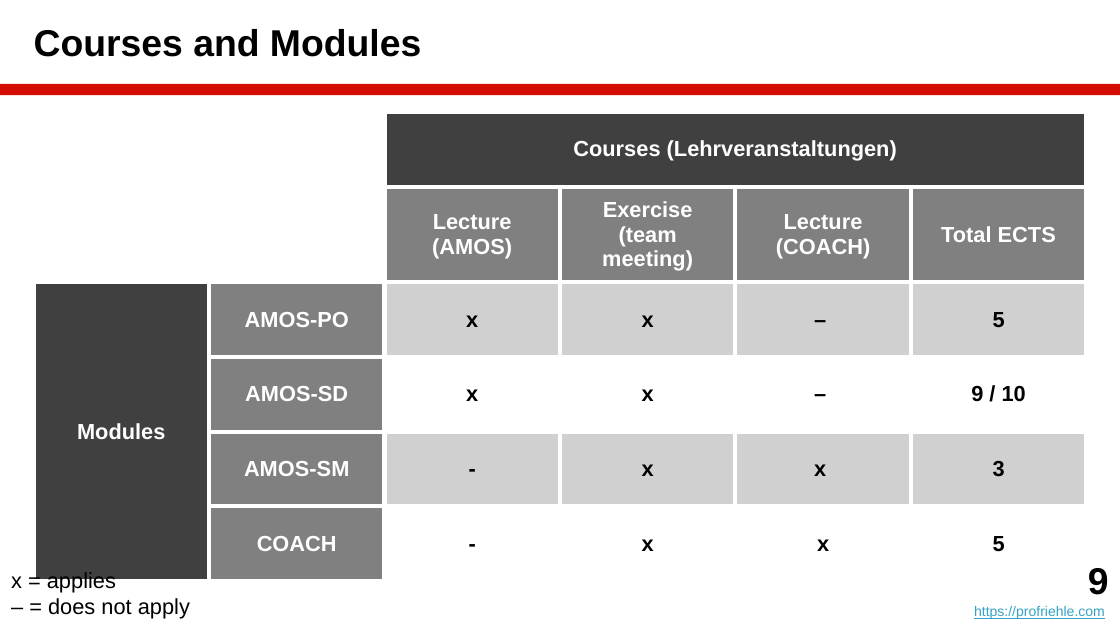
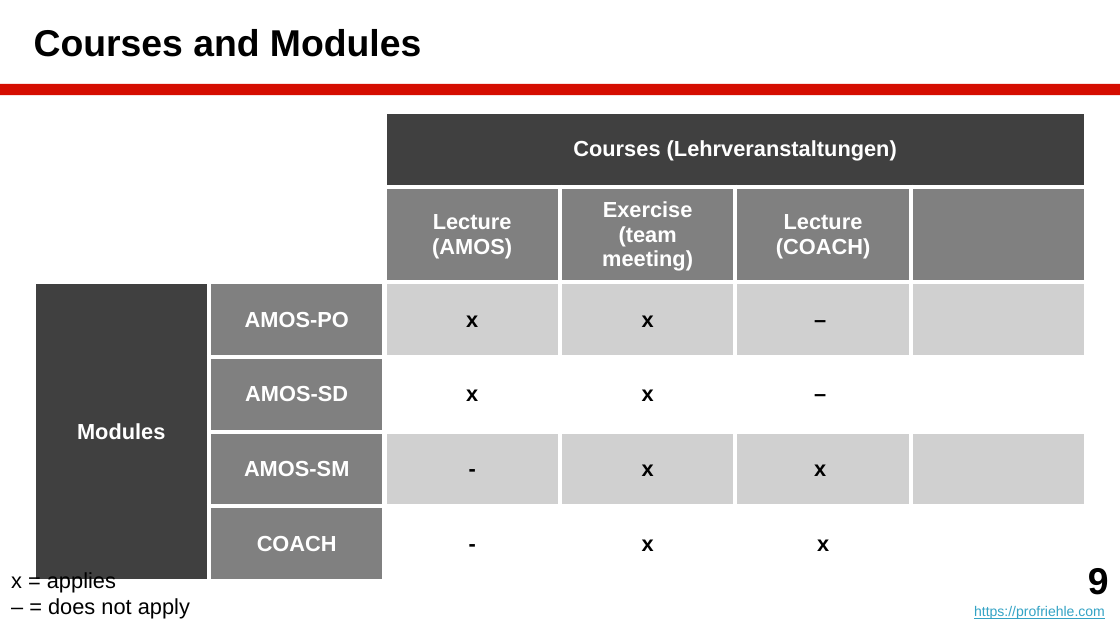
Before and after one commit to dirkriehle/amos-course, a slide deck: slide 9 of Lecture slides/AMOS A01 - Introduction.pptx. Drawn at 1120x630 pixels with LibreOffice and Linux fonts; fonts in the diff are those of the drawing. Boxes give left, top, right and bottom in pixels: in the first picture for what was removed or moved away, otherwise in the second. Text is boxed around its words. In the diff, an @@ line names an element or a change of style, - is before the commit and + after.

```diff
--- a/Lecture slides/AMOS A01 - Introduction.pptx
+++ b/Lecture slides/AMOS A01 - Introduction.pptx
@@ table at [34, 112, 1089, 555] @@
-row 2, column 6: Total ECTS
+row 2, column 6: 
-row 3, column 6: 5
+row 3, column 6: 
-row 4, column 6: 9 / 10
+row 4, column 6: 
-row 5, column 6: 3
+row 5, column 6: 
-row 6, column 6: 5
+row 6, column 6: 
```
Also in this commit, not shown: 2 other slides changed, 3 other files.
